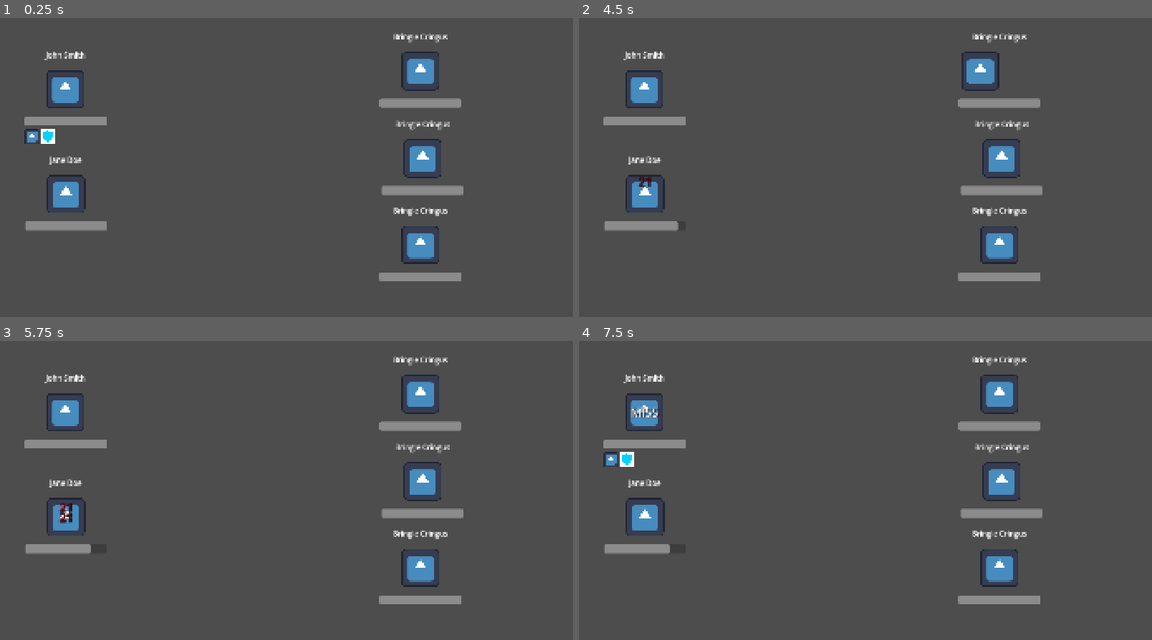
Above: before the commit, frames 1-4 (two rows, left to right).
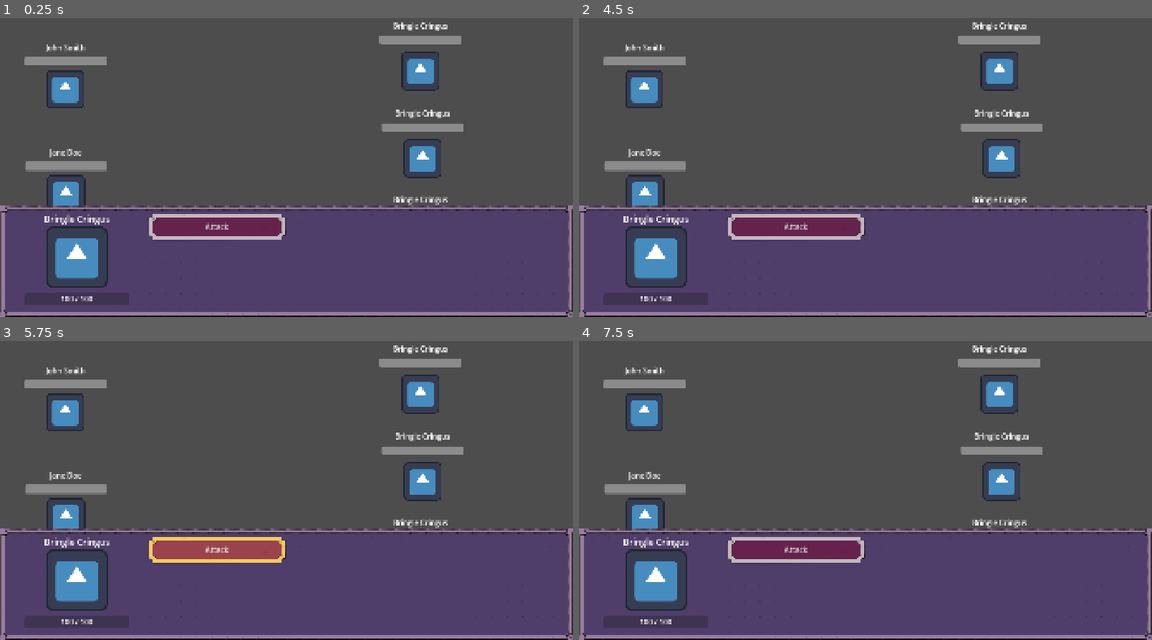
Above: after the commit, the same moments.

Repository: scarzehd/fantasy-corporation
Game: Godot game, scene res://scenes/battle.tscn
Two runs of this game, one before a commit and one after it. Both use one fixed random seed, a clock stepped at 60 frames per second and the inputs below. This scene is started directly instead of the project's main scene. The engine's default icon, where the game draws it, is replaced by a stand-in: a white triangle on a blue panel in a dark square.
Inputs (mouse positions are in pixels of both pictures, inside the frame that each line leads up to):
- Up to frame 1 (0.25 s): no input
- Up to frame 2 (4.5 s): click (613, 137) at 0.52 s; click (796, 227) at 1.25 s, where only the run after the commit has a clickable "Attack"; click (624, 137) at 2.02 s; click (613, 242) at 2.77 s; click (796, 227) at 3.5 s, where only the run after the commit has a clickable "Attack"; click (624, 242) at 4.27 s
- Up to frame 3 (5.75 s): click (217, 550) at 5 s, where only the run after the commit has a clickable "Attack"
- Up to frame 4 (7.5 s): tap Enter at 5.75 s; move the mouse to (642, 412) at 5.77 s; click (642, 412) at 5.92 s; move the mouse to (647, 517) at 6.52 s; click (647, 517) at 6.67 s; move the mouse to (997, 394) at 7.27 s; click (997, 394) at 7.42 s

The runs differ from the first frame. In frame 1, 39% of the frame differs, in the area x 0-100%, y 1-100%; in frame 2, 40%; in frame 3, 39%; in frame 4, 39%.

Commit message:
Various changes

Diff:
--- a/scenes/battle.tscn
+++ b/scenes/battle.tscn
@@ -6,6 +6,7 @@
 [ext_resource type="Resource" uid="uid://c4d34l4i7cn5h" path="res://resources/item_data/sonic_hammer.tres" id="4_a12nh"]
 [ext_resource type="Resource" uid="uid://bu61ah7chtris" path="res://resources/character_data/jane_doe.tres" id="5_lpir7"]
 [ext_resource type="PackedScene" uid="uid://c6sty6uh7eymw" path="res://scenes/combatants/enemy/basic_enemy.tscn" id="6_6vh42"]
+[ext_resource type="PackedScene" uid="uid://3e8drigu5xm1" path="res://scenes/ui/battle_hud.tscn" id="7_4k1nj"]
 
 [node name="Battle" type="Node2D" unique_id=1135496140 node_paths=PackedStringArray("combatants")]
 script = ExtResource("1_dn72j")
@@ -29,3 +30,5 @@
 
 [node name="BasicEnemy3" parent="." unique_id=1097249763 instance=ExtResource("6_6vh42")]
 position = Vector2(1409, 838)
+
+[node name="BattleHUD" parent="." unique_id=690412004 instance=ExtResource("7_4k1nj")]
--- a/scenes/combatants/enemy/basic_enemy.tscn
+++ b/scenes/combatants/enemy/basic_enemy.tscn
@@ -92,6 +92,8 @@
 anchors_preset = 15
 anchor_right = 1.0
 anchor_bottom = 1.0
+offset_top = -37.0
+offset_bottom = -211.0
 grow_horizontal = 2
 grow_vertical = 2
 
--- a/scenes/combatants/player/combatant_base.tscn
+++ b/scenes/combatants/player/combatant_base.tscn
@@ -2,11 +2,6 @@
 
 [ext_resource type="Script" uid="uid://dhqkfgfuqgdye" path="res://scripts/combatants/player_combatant.gd" id="1_8x2sg"]
 [ext_resource type="Texture2D" uid="uid://bgccuxv0famla" path="res://icon.svg" id="2_dplme"]
-[ext_resource type="Texture2D" uid="uid://dbnik0g3p4u66" path="res://resources/sprites/sword_icon.png" id="2_vt8js"]
-[ext_resource type="Texture2D" uid="uid://db6ksfqrjm5s5" path="res://resources/sprites/shield_icon.png" id="5_5o4vo"]
-[ext_resource type="Script" uid="uid://b1ihqjth617s6" path="res://scripts/combatants/abilities/attack.gd" id="5_rkhwg"]
-[ext_resource type="Texture2D" uid="uid://cy6mbuscv3o35" path="res://resources/sprites/select_icon.png" id="6_74fyq"]
-[ext_resource type="Script" uid="uid://cd1bjyq3d6hh3" path="res://scripts/combatants/abilities/defend.gd" id="7_cg46c"]
 
 [sub_resource type="RectangleShape2D" id="RectangleShape2D_rkhwg"]
 size = Vector2(230, 250)
@@ -14,13 +9,9 @@
 [sub_resource type="LabelSettings" id="LabelSettings_nvrs4"]
 font_size = 25
 
-[sub_resource type="ButtonGroup" id="ButtonGroup_jy58q"]
-allow_unpress = true
-
-[node name="CombatantBase" type="Area2D" unique_id=209960256 node_paths=PackedStringArray("name_label", "action_bar", "health_bar")]
+[node name="CombatantBase" type="Area2D" unique_id=209960256 node_paths=PackedStringArray("name_label", "health_bar")]
 script = ExtResource("1_8x2sg")
 name_label = NodePath("Control/VBoxContainer/NameLabel")
-action_bar = NodePath("Control/ActionBar")
 health_bar = NodePath("Control/VBoxContainer/HealthBar")
 
 [node name="CollisionShape2D" type="CollisionShape2D" parent="." unique_id=238847892]
@@ -49,6 +40,8 @@
 anchors_preset = 15
 anchor_right = 1.0
 anchor_bottom = 1.0
+offset_top = -25.0
+offset_bottom = -201.0
 grow_horizontal = 2
 grow_vertical = 2
 
@@ -63,42 +56,3 @@
 layout_mode = 2
 size_flags_vertical = 10
 show_percentage = false
-
-[node name="ActionBar" type="HBoxContainer" parent="Control" unique_id=781167421]
-visible = false
-layout_mode = 1
-anchors_preset = 7
-anchor_left = 0.5
-anchor_top = 1.0
-anchor_right = 0.5
-anchor_bottom = 1.0
-offset_left = -137.0
-offset_top = 12.0
-offset_right = 137.0
-offset_bottom = 62.0
-grow_horizontal = 2
-grow_vertical = 0
-
-[node name="Attack" type="TextureButton" parent="Control/ActionBar" unique_id=394402323 node_paths=PackedStringArray("combatant")]
-custom_minimum_size = Vector2(50, 50)
-layout_mode = 2
-size_flags_horizontal = 4
-toggle_mode = true
-button_group = SubResource("ButtonGroup_jy58q")
-texture_normal = ExtResource("2_vt8js")
-texture_pressed = ExtResource("6_74fyq")
-ignore_texture_size = true
-stretch_mode = 5
-script = ExtResource("5_rkhwg")
-combatant = NodePath("../../..")
-
-[node name="Defend" type="TextureButton" parent="Control/ActionBar" unique_id=1981032442 node_paths=PackedStringArray("combatant")]
-custom_minimum_size = Vector2(50, 50)
-layout_mode = 2
-toggle_mode = true
-button_group = SubResource("ButtonGroup_jy58q")
-texture_normal = ExtResource("5_5o4vo")
-ignore_texture_size = true
-stretch_mode = 5
-script = ExtResource("7_cg46c")
-combatant = NodePath("../../..")
--- /dev/null
+++ b/scenes/ui/battle_hud.tscn
@@ -0,0 +1,96 @@
+[gd_scene format=3 uid="uid://3e8drigu5xm1"]
+
+[ext_resource type="StyleBox" uid="uid://d43tbnhnssgx" path="res://resources/styleboxes/panel_2.tres" id="1_dy3po"]
+[ext_resource type="Script" uid="uid://e1hw5a5vk680" path="res://scripts/ui/battle_hud.gd" id="1_p6blr"]
+[ext_resource type="Texture2D" uid="uid://bgccuxv0famla" path="res://icon.svg" id="2_ytn0o"]
+
+[sub_resource type="LabelSettings" id="LabelSettings_ytn0o"]
+font_size = 30
+
+[sub_resource type="LabelSettings" id="LabelSettings_p6blr"]
+font_size = 25
+
+[node name="BattleHUD" type="Control" unique_id=690412004]
+custom_minimum_size = Vector2(1920, 1080)
+layout_mode = 3
+anchors_preset = 0
+offset_right = 1920.0
+offset_bottom = 1080.0
+script = ExtResource("1_p6blr")
+
+[node name="PanelContainer" type="PanelContainer" parent="." unique_id=1981733378]
+layout_mode = 1
+anchors_preset = 12
+anchor_top = 1.0
+anchor_right = 1.0
+anchor_bottom = 1.0
+offset_top = -375.0
+grow_horizontal = 2
+grow_vertical = 0
+theme_override_styles/panel = ExtResource("1_dy3po")
+
+[node name="HBoxContainer" type="HBoxContainer" parent="PanelContainer" unique_id=1181626872]
+layout_mode = 2
+
+[node name="VBoxContainer" type="VBoxContainer" parent="PanelContainer/HBoxContainer" unique_id=914346902]
+custom_minimum_size = Vector2(400, 0)
+layout_mode = 2
+size_flags_horizontal = 3
+size_flags_stretch_ratio = 0.25
+
+[node name="NameLabel" type="Label" parent="PanelContainer/HBoxContainer/VBoxContainer" unique_id=1681646245]
+layout_mode = 2
+text = "Bringle Cringus"
+label_settings = SubResource("LabelSettings_ytn0o")
+horizontal_alignment = 1
+
+[node name="TextureRect" type="TextureRect" parent="PanelContainer/HBoxContainer/VBoxContainer" unique_id=1676875379]
+layout_mode = 2
+size_flags_vertical = 3
+texture = ExtResource("2_ytn0o")
+expand_mode = 1
+stretch_mode = 5
+
+[node name="Control" type="Control" parent="PanelContainer/HBoxContainer/VBoxContainer" unique_id=637368372]
+custom_minimum_size = Vector2(0, 10)
+layout_mode = 2
+
+[node name="ProgressBar" type="ProgressBar" parent="PanelContainer/HBoxContainer/VBoxContainer" unique_id=1190685959]
+custom_minimum_size = Vector2(350, 40)
+layout_mode = 2
+size_flags_horizontal = 4
+size_flags_vertical = 4
+show_percentage = false
+
+[node name="Label" type="Label" parent="PanelContainer/HBoxContainer/VBoxContainer/ProgressBar" unique_id=673290184]
+layout_mode = 1
+anchors_preset = 15
+anchor_right = 1.0
+anchor_bottom = 1.0
+grow_horizontal = 2
+grow_vertical = 2
+text = "100 / 100"
+label_settings = SubResource("LabelSettings_p6blr")
+horizontal_alignment = 1
+vertical_alignment = 1
+
+[node name="Control2" type="Control" parent="PanelContainer/HBoxContainer/VBoxContainer" unique_id=467512294]
+custom_minimum_size = Vector2(0, 10)
+layout_mode = 2
+
+[node name="GridContainer" type="GridContainer" parent="PanelContainer/HBoxContainer" unique_id=122864659]
+layout_mode = 2
+size_flags_horizontal = 3
+size_flags_stretch_ratio = 0.5
+columns = 2
+
+[node name="Button" type="Button" parent="PanelContainer/HBoxContainer/GridContainer" unique_id=1613888678]
+layout_mode = 2
+size_flags_horizontal = 3
+theme_override_font_sizes/font_size = 25
+text = "Attack"
+
+[node name="GridContainer2" type="GridContainer" parent="PanelContainer/HBoxContainer" unique_id=810236299]
+layout_mode = 2
+size_flags_horizontal = 3
+size_flags_stretch_ratio = 0.25
--- a/scripts/battle.gd
+++ b/scripts/battle.gd
@@ -4,6 +4,9 @@
 static var instance:Battle
 
 #signal battle_finished(won:bool)
+
+signal turn_started(combatant:Combatant)
+signal turn_ended(combatant:Combatant)
 
 @warning_ignore("unused_signal")
 signal combatant_clicked(combatant:Combatant)
@@ -58,8 +61,11 @@
 	var current_combatant:Combatant = combatants[current_turn_index]
 	current_combatant.turn_finished.connect(current_turn_finished, CONNECT_ONE_SHOT)
 	current_combatant.start_turn()
+	turn_started.emit(current_combatant)
 
 func current_turn_finished():
+	turn_ended.emit(combatants[current_turn_index])
+
 	current_turn_index += 1
 	if current_turn_index >= combatants.size():
 		current_turn_index = 0
--- a/scripts/combatants/player_combatant.gd
+++ b/scripts/combatants/player_combatant.gd
@@ -2,7 +2,6 @@
 class_name PlayerCombatant
 
 @export var name_label:Label
-@export var action_bar:HBoxContainer
 
 @export var character_data:CharacterData : set = _set_character_data
 @export var weapon:ItemData
@@ -12,14 +11,6 @@
 	super()
 
 	name_label.text = character_data.full_name
-
-func start_turn():
-	super()
-	action_bar.show()
-
-func end_turn():
-	action_bar.hide()
-	super()
 
 func _get_hp() -> int:
 	var hp = base_hp
--- /dev/null
+++ b/scripts/ui/battle_hud.gd
@@ -0,0 +1,2 @@
+extends Control
+class_name BattleHUD
Not shown, added: scripts/ui/battle_hud.gd.uid
